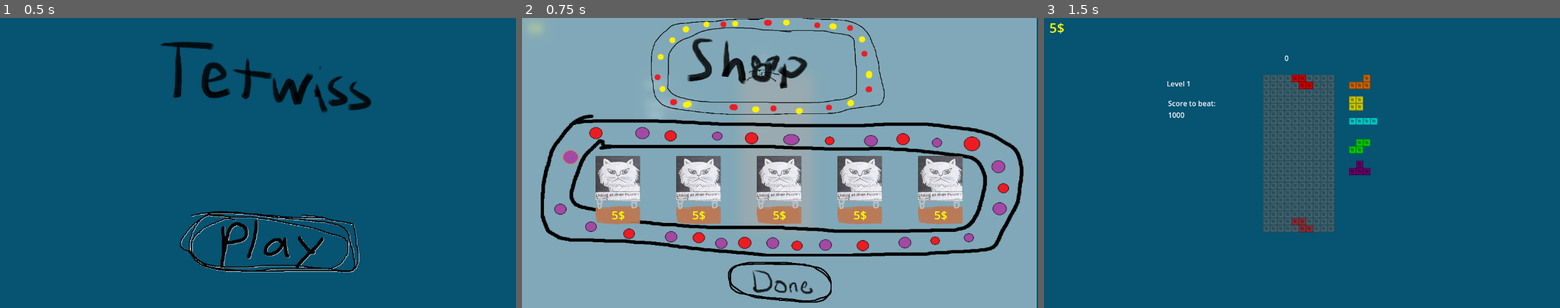
Above: before the commit, frames 1-3 (left to right).
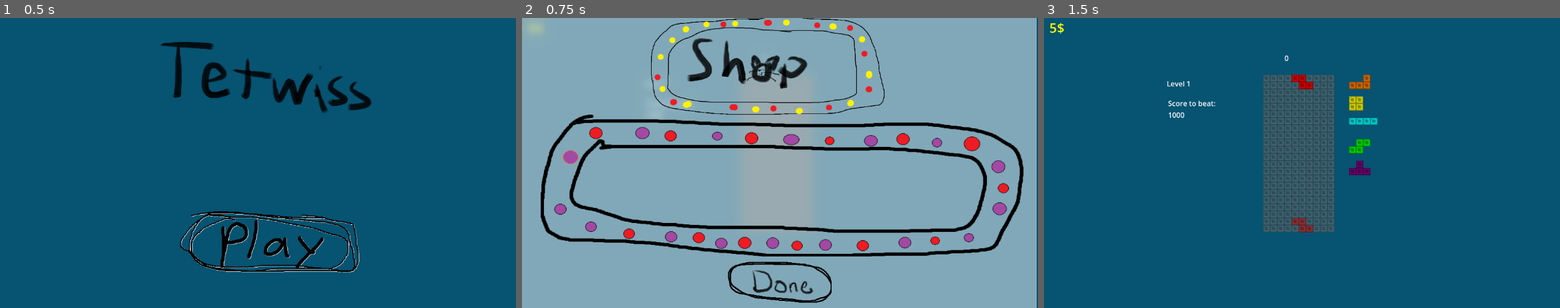
Above: after the commit, the same moments.

Repository: socpite/Tetwiss
Game: Godot game, scene res://scene/main.tscn
Two runs of this game, one before a commit and one after it. Both use one fixed random seed, a clock stepped at 60 frames per second and the inputs below.
Inputs (mouse positions are in pixels of both pictures, inside the frame that each line leads up to):
- Up to frame 1 (0.5 s): no input
- Up to frame 2 (0.75 s): click (790, 241) at 0.5 s
- Up to frame 3 (1.5 s): click (1302, 281) at 1.25 s

Frame 1 is identical in both runs. In frame 2, 9.3% of the frame differs, in the area x 14-86%, y 47-72%; in frame 3, nothing differs.
Error after the commit: Parse Error: Identifier "Helper" not declared in the current scope. (res://scripts/Item.gd:14)

Commit message:
add and use helper function

Diff:
--- a/scene/item.tscn
+++ b/scene/item.tscn
@@ -1,8 +1,7 @@
-[gd_scene load_steps=5 format=3 uid="uid://cfsl7460h4s6p"]
+[gd_scene load_steps=4 format=3 uid="uid://cfsl7460h4s6p"]
 
 [ext_resource type="Script" path="res://scripts/Item.gd" id="1_pr8gu"]
 [ext_resource type="Texture2D" uid="uid://7vg14di3ld8p" path="res://assets/items/The first cat meme/icon.png" id="2_5fgjv"]
-[ext_resource type="Script" path="res://scripts/ItemIcon.gd" id="3_cx2x1"]
 [ext_resource type="Texture2D" uid="uid://eebfigkm0ll6" path="res://assets/cost_board.png" id="4_hnmq6"]
 
 [node name="Item" type="Node2D"]
@@ -16,7 +15,6 @@
 
 [node name="ItemIcon" type="Sprite2D" parent="."]
 texture = ExtResource("2_5fgjv")
-script = ExtResource("3_cx2x1")
 
 [node name="CostBoard" type="Sprite2D" parent="."]
 position = Vector2(6.77626e-21, 72)
--- /dev/null
+++ b/scripts/Autoloads/helper.gd
@@ -0,0 +1,18 @@
+extends Node
+
+# Scale a Sprite2D to a square of size
+
+func scale_to_square(sprite: Sprite2D, size: float):
+	var x = sprite.texture.get_width()
+	var y = sprite.texture.get_height()
+
+	sprite.scale.x = size/x
+	sprite.scale.y = size/y
+# Called when the node enters the scene tree for the first time.
+func _ready() -> void:
+	pass # Replace with function body.
+
+
+# Called every frame. 'delta' is the elapsed time since the previous frame.
+func _process(delta: float) -> void:
+	pass
--- a/scripts/Item.gd
+++ b/scripts/Item.gd
@@ -11,7 +11,7 @@
 	item_name = _item_name
 	var item_data = Data.item_data[item_name]
 	$ItemIcon.set_texture(load(item_data["icon_path"]))
-	$ItemIcon.scale_to_square(icon_size)
+	Helper.scale_to_square($ItemIcon, icon_size)
 
 	cost = item_data["cost"]
 
